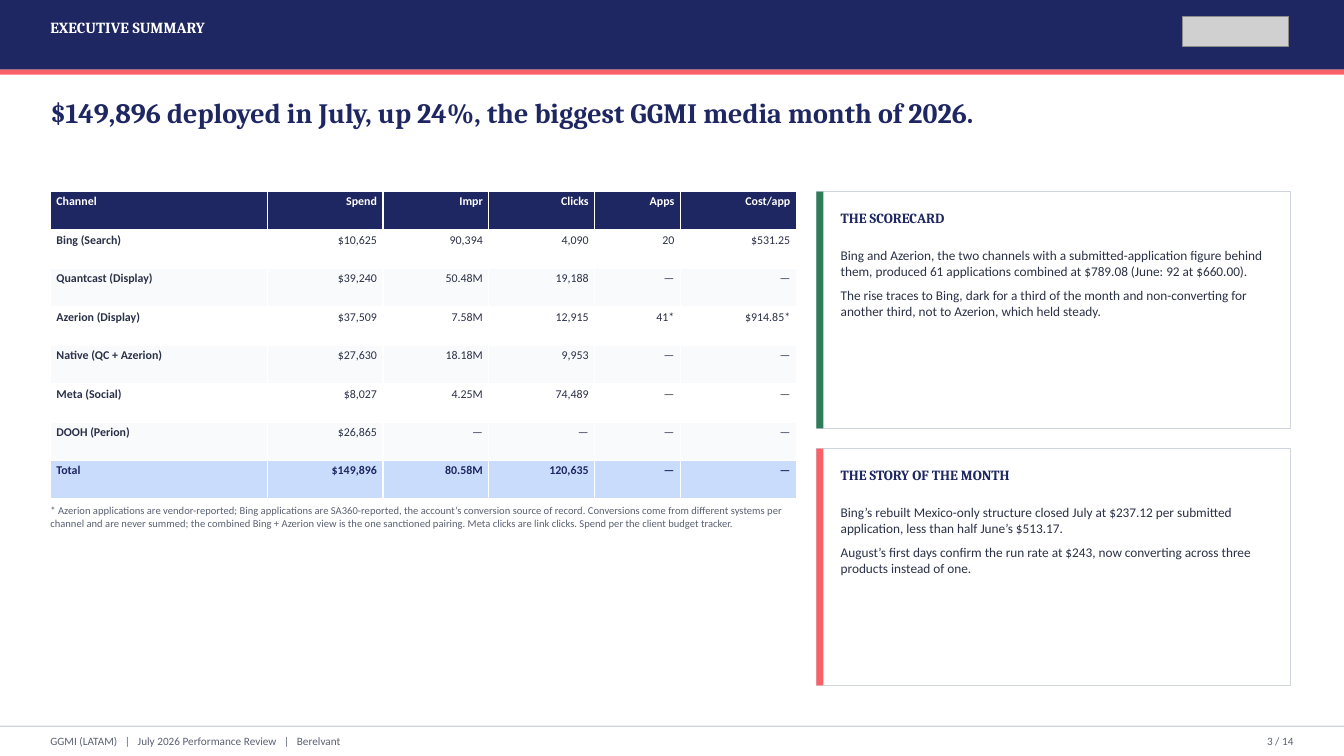
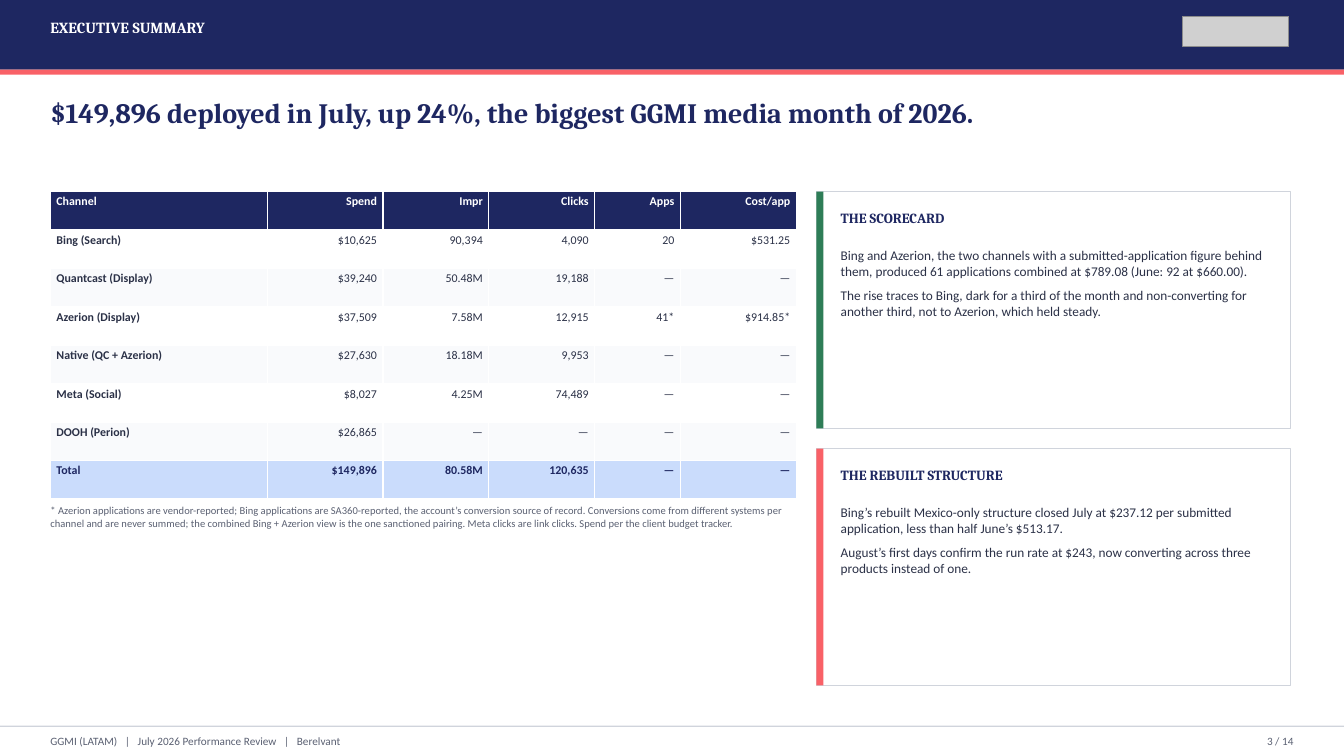
Before and after one commit to hablapro/brlvnt-reporting-hub, a slide deck: slide 3 of reports/forex/ggmi/2026-07/output/GGMI_LATAM_July_2026_Performance_Review.pptx. Drawn at 1344x756 pixels with LibreOffice and Linux fonts; fonts in the diff are those of the drawing; grey boxes stand for pictures. Boxes give left, top, right and bottom in pixels: in the first picture for what was removed or moved away, otherwise in the second. Text is boxed around its words. In the diff, an @@ line names an element or a change of style, - is before the commit and + after.

```diff
--- a/reports/forex/ggmi/2026-07/output/GGMI_LATAM_July_2026_Performance_Review.pptx
+++ b/reports/forex/ggmi/2026-07/output/GGMI_LATAM_July_2026_Performance_Review.pptx
@@ text at (841, 470, 1003, 480): text changed @@
-THE STORY OF THE MONTH
+THE REBUILT STRUCTURE
```
Also in this commit, not shown: 4 other slides changed, 3 other files.
